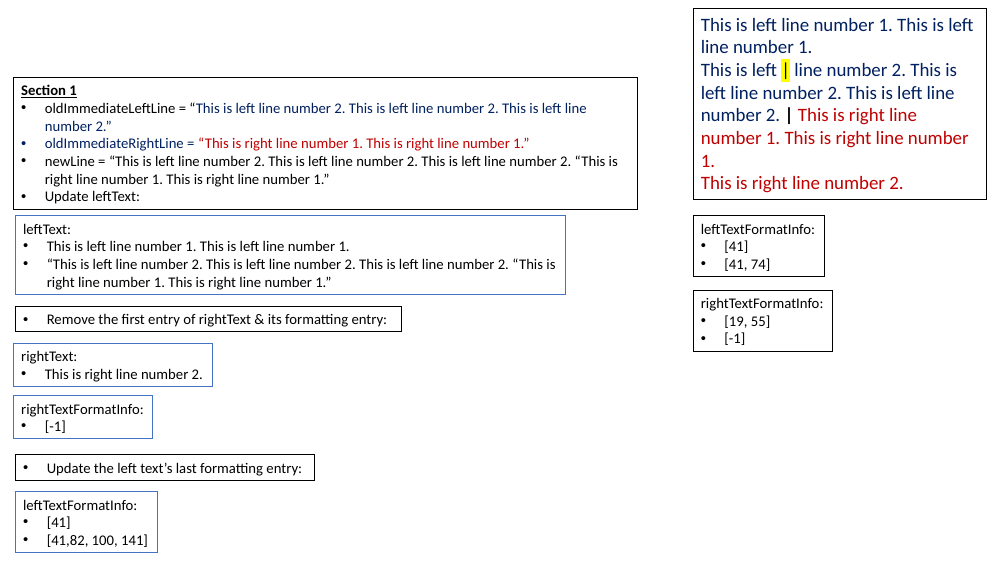
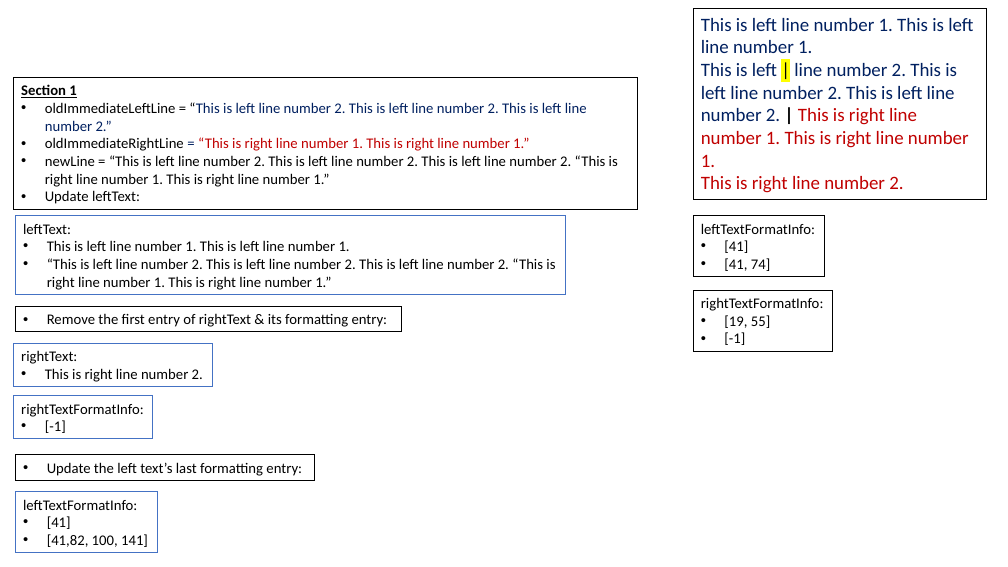
Before and after one commit to L-Holmes/PowerPoint-Quiz-Generator, a slide deck: slide 11 of textbox guide.pptx (slide 7 before the commit). Drawn at 1008x567 pixels with LibreOffice and Linux fonts; fonts in the diff are those of the drawing. Boxes give left, top, right and bottom in pixels: in the first picture for what was removed or moved away, otherwise in the second. Text is boxed around its words. In the diff, an @@ line names an element or a change of style, - is before the commit and + after.

Commit message:
checked through the upsateLeftAndRightText method, adjusted it to detect the actual character that was clicked, rather than the character after, if the user clicked on the border between 2 character

```diff
--- a/textbox guide.pptx
+++ b/textbox guide.pptx
@@ text in rectangle at (x1=45, y1=137, x2=529, y2=151): text colour #002060 to #000000 in "oldImmediateRightLine" @@
```
Also in this commit, not shown: 7 slides added, 1 slide removed, 1 other file.
